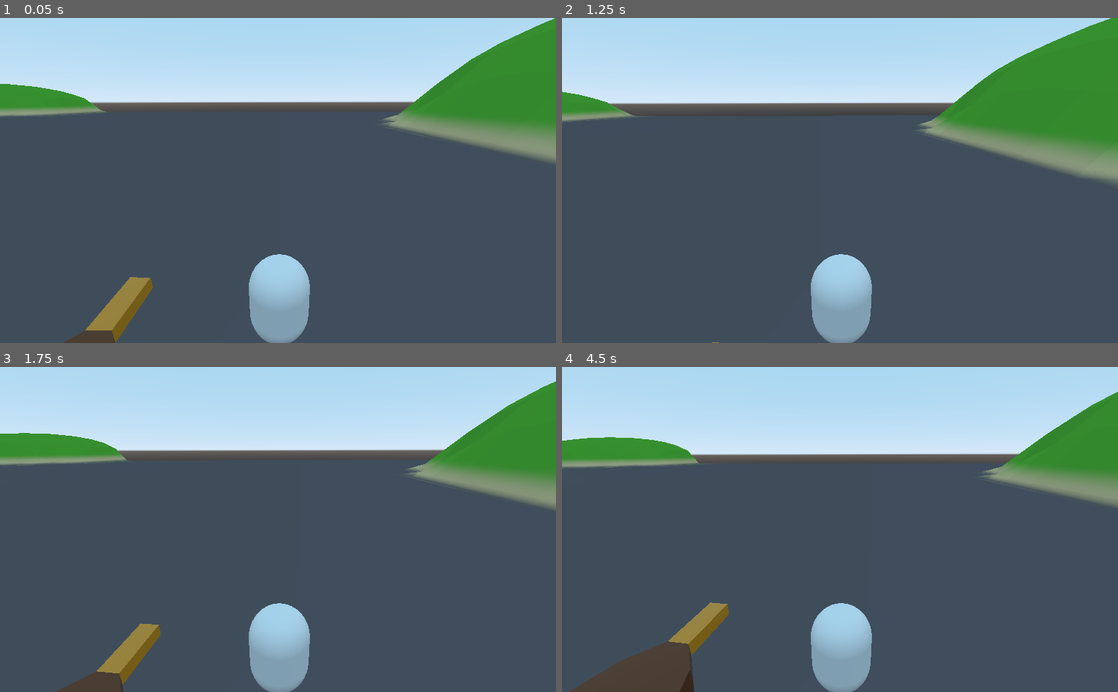
Above: before the commit, frames 1-4 (two rows, left to right).
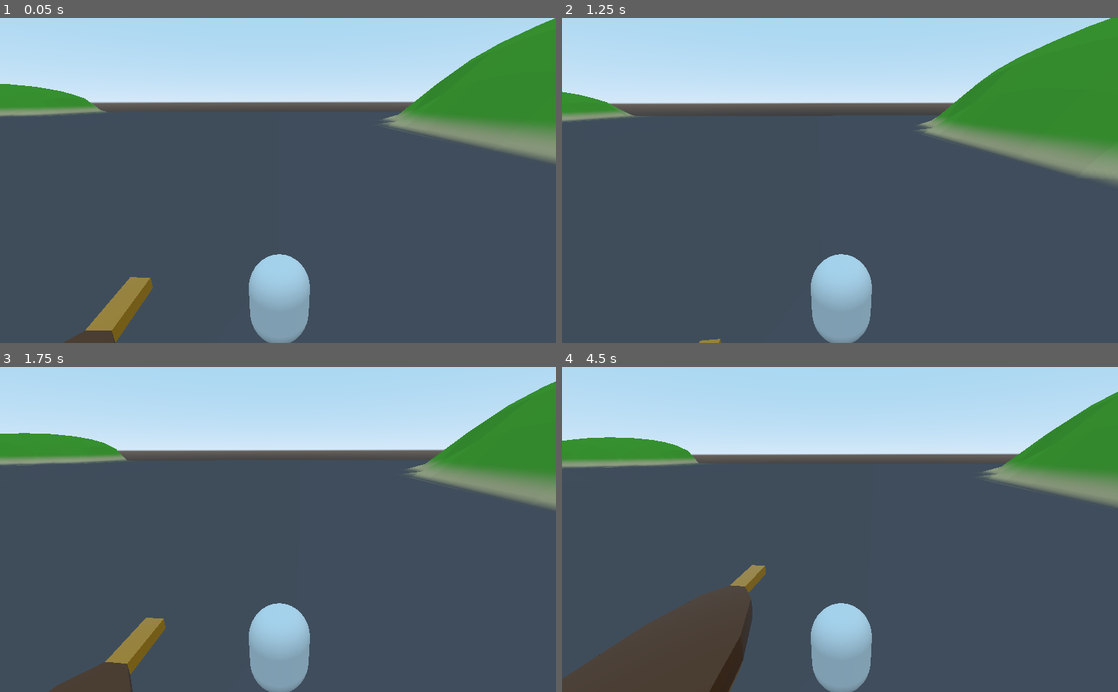
Above: after the commit, the same moments.

Repository: uzarnom/race-to-the-new-world
Game: Godot game, scene res://Test Env/TestLevel.tscn
Two runs of this game, one before a commit and one after it. Both use one fixed random seed, a clock stepped at 60 frames per second and the inputs below. The project has no main scene, so this scene is started directly.
Inputs (mouse positions are in pixels of both pictures, inside the frame that each line leads up to):
- Up to frame 1 (0.05 s): no input
- Up to frame 2 (1.25 s): tap Enter at 0.5 s; move the mouse to (867, 180) at 0.52 s; hold Up (alt_forward) from 0.53 s (still down); tap 1 (builditem1) at 0.6 s; tap Space (jump) at 0.77 s
- Up to frame 3 (1.75 s): keep holding Up (alt_forward); move the mouse to (250, 529) at 1.27 s; tap 2 (builditem2) at 1.35 s; tap Space (jump) at 1.52 s
- Up to frame 4 (4.5 s): keep holding Up (alt_forward); move the mouse to (851, 523) at 2.02 s; tap 3 (builditem3) at 2.1 s; move the mouse to (834, 536) at 2.77 s; tap 4 (builditem4) at 2.85 s; tap Space (jump) at 3.02, 3.77 s; move the mouse to (878, 532) at 3.52 s; tap 5 (builditem5) at 3.6 s; move the mouse to (795, 526) at 4.27 s; tap 6 (builditem6) at 4.35 s

Frame 1 is identical in both runs. In frame 2, less than 0.1% of the frame differs, in the area x 24-29%, y 98-100%; in frame 3, 0.5%; in frame 4, 5.0%, in the area x 0-37%, y 60-100%.

Commit message:
Fixed Player snapping to ship, it requries the ship's collision that the play needs to snap to - to be the same body type e.g both Kinematic bodies

Diff:
--- a/Scripts/Player.gd
+++ b/Scripts/Player.gd
@@ -47,6 +47,9 @@
 #		print(typeof(testEnum)) -- from inside the function
 #		print(0 in testEnum.values())
 #		print(testEnum.One == 0)
+
+# Test Variables remove after
+var printDelta = 0
 
 func _ready():
 	# setup Input
@@ -101,7 +104,7 @@
 			direction -= transform.basis.z
 
 	# Apply Gravity, check for jump and if on floor
-	var snapDist = 0.2
+	var snapDist = 100
 	snap = Vector3.DOWN * snapDist#if is_on_floor() else Vector3.ZERO
 
 	if(!is_on_floor()): #if not on floor apply gravity, disable snapping
@@ -119,13 +122,20 @@
 	# Get direction and apply the inputs to its urrently facing position
 	direction = direction.normalized()
 	velocity = direction * speed
-	velocity.linear_interpolate(velocity, acceleration * delta)
+	#velocity.linear_interpolate(velocity, acceleration * delta)
 	velocity = velocity + gravity_vec
 	#move_and_slide(velocity, Vector3.UP) # Old Movement
 	#var snap = Vector3.DOWN if is_on_floor() else Vector3.ZERO
 	velocity += lastFramesVel
 	lastFramesVel = move_and_slide_with_snap(velocity, snap, Vector3.UP) # Stick to moving platform
 	lastFramesVel -= velocity
+
+	printDelta += delta
+	if(printDelta >= 1):
+		print("Still Moving and Sliding: " + str(lastFramesVel))
+		print("Is On Floor: " + str(is_on_floor()))
+		print("Snap: " + str(snap))
+		printDelta = 0
 
 	# **********************
 	# Interactions system
--- a/Test Env/TestLevel.tscn
+++ b/Test Env/TestLevel.tscn
@@ -46,8 +46,6 @@
 
 [node name="Ship_1_Test" parent="." instance=ExtResource( 9 )]
 transform = Transform( 1, 0, 0, 0, 1, 0, 0, 0, 1, -28.2611, 1.87146, 4.5423 )
-mass = 10.0
-gravity_scale = 0.01
 script = ExtResource( 10 )
 
 [node name="Player" parent="." instance=ExtResource( 4 )]
--- a/assets/Ships/Ship.gd
+++ b/assets/Ships/Ship.gd
@@ -5,15 +5,15 @@
 
 
 # Variables based on the attached parts
-var maxSpeed = 3
-var lift = 9.8
-var speed = 5
-var acceleration = 0.5
+export var maxSpeed = 3
+export var lift = 9.8
+export var speed = 5
+export var acceleration = 0.5
 
 # height bobbing velocity
 var yVel = Vector3()
 var targetAlt
-var liftIncr = 0.1
+var liftIncr = 0.2
 
 # Input Mode variables
 var MainLevel:Node
--- a/assets/Ships/Ship_1_Test.tscn
+++ b/assets/Ships/Ship_1_Test.tscn
@@ -34,13 +34,14 @@
 radius = 1.94725
 height = 7.67555
 
+[sub_resource type="BoxShape" id=4]
+extents = Vector3( 5.63908, 0.0922652, 1.90944 )
+
 [sub_resource type="ConcavePolygonShape" id=5]
 data = PoolVector3Array( 1, 1, 0.3333, -1, 1, 1.628, -1, 1, 0.3333, 1, 1, 0.3333, 1, 1, 1.8996, -1, 1, 1.628, 1, 0.5731 …(15216 unchanged characters)…
 
-[sub_resource type="BoxShape" id=4]
-extents = Vector3( 5.63908, 0.0922652, 1.90944 )
-
 [node name="Ship_1_Test" type="RigidBody"]
+gravity_scale = 0.0
 axis_lock_angular_x = true
 axis_lock_angular_z = true
 
@@ -54,15 +55,6 @@
 shape = SubResource( 2 )
 disabled = true
 
-[node name="StaticBody2" type="StaticBody" parent="."]
-transform = Transform( 0.2, 0, 0, 0, 0.2, 0, 0, 0, 0.2, 0, 0, 0 )
-collision_layer = 2
-collision_mask = 2
-
-[node name="CollisionShape" type="CollisionShape" parent="StaticBody2"]
-transform = Transform( 5, 0, 0, 0, 5, 0, 0, 0, 5, 0, 0, 0 )
-shape = SubResource( 5 )
-
 [node name="CollisionShape2" type="CollisionShape" parent="."]
 transform = Transform( 1, 0, 0, 0, 1, 0, 0, 0, 1, 2.21859, -0.860932, 0 )
 shape = SubResource( 4 )
@@ -71,3 +63,10 @@
 transform = Transform( -4.05259e-08, -0.374752, 0.927125, -1.63809e-08, 0.927125, 0.374752, -1, 1.95399e-14, -4.37114e-08, 12.8368, 8.10673, 0 )
 
 [node name="Parts" type="Spatial" parent="."]
+
+[node name="KinematicBody" type="KinematicBody" parent="."]
+collision_layer = 2
+collision_mask = 2
+
+[node name="CollisionShape" type="CollisionShape" parent="KinematicBody"]
+shape = SubResource( 5 )
